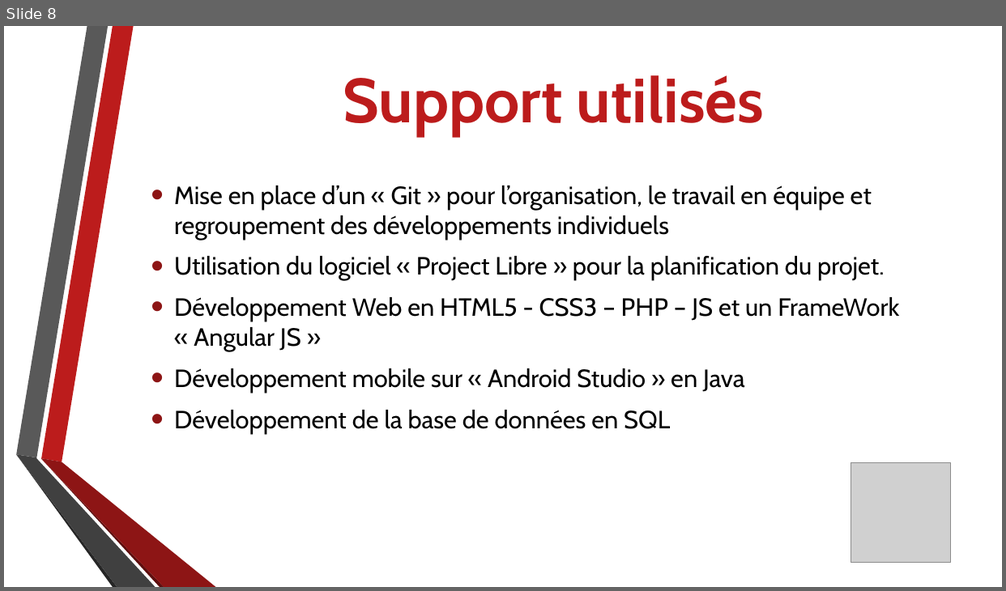
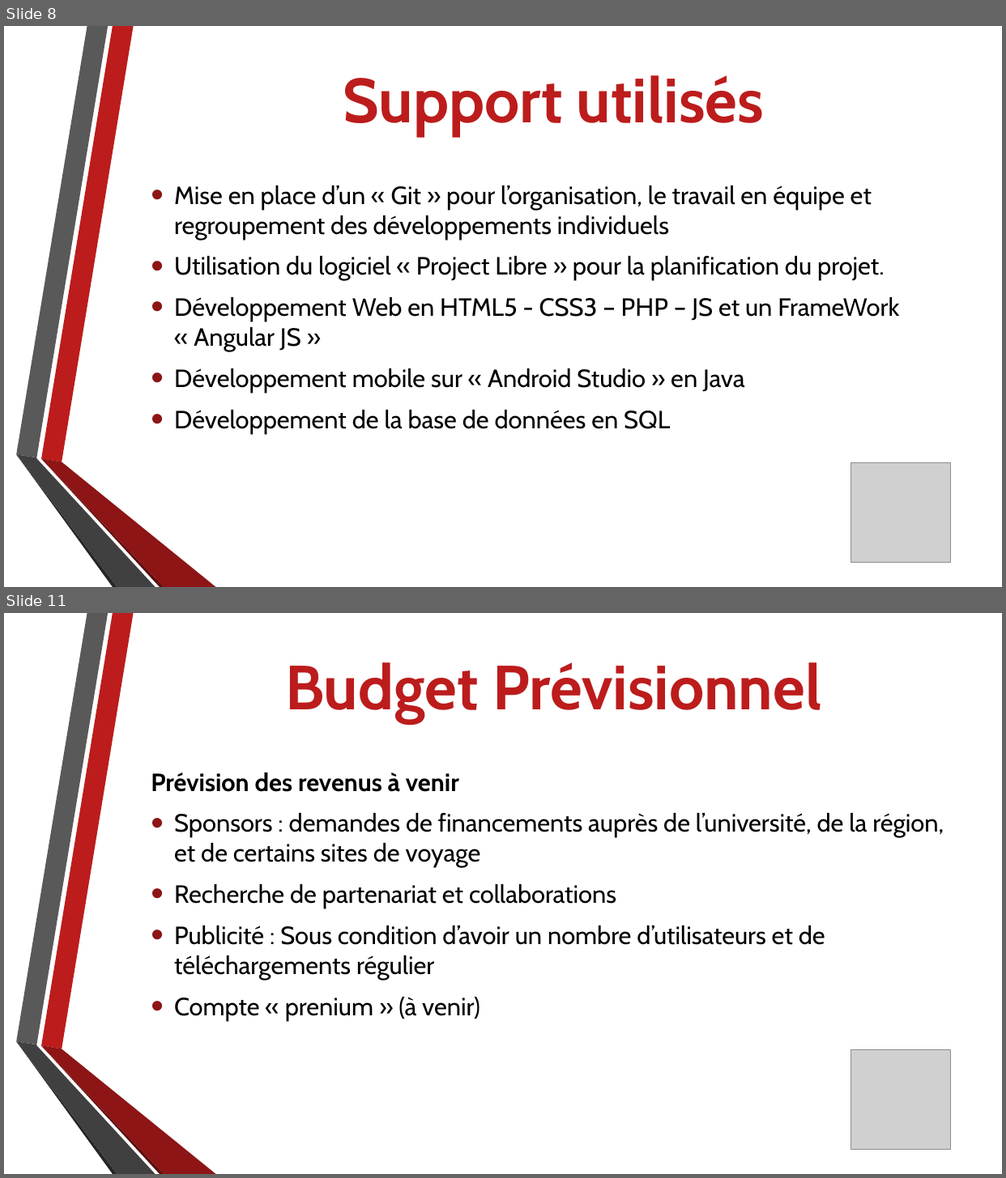
Before and after one commit to AxelFougues/PocketGlobe-Website, a slide deck: Diapo Presentation MiProjet.pptx. Shown one above the other, each under a label of ours: slide 8 before the commit, slides 8 and 11 after it; the slides between them are not shown. The pictures are 1006x591 and 1006x1178 pixels, drawn with LibreOffice and Linux fonts; fonts in the diff are those of the drawing; grey boxes stand for pictures; background and template pictures are left out. Boxes give left, top, right and bottom in pixels: in the first picture for what was removed or moved away, otherwise in the second. Text is boxed around its words. In the diff, an @@ line names an element or a change of style, - is before the commit and + after.

```diff
--- a/Diapo Presentation MiProjet.pptx
+++ b/Diapo Presentation MiProjet.pptx
@@ slide 11 added at (4,613,1002,1174), background picture (left out); not listed: 6 template elements that a slide beside it also shows @@
@@ title added at (285,662,821,723), 60 pt, text #BC1C1C, bold @@
+Budget Prévisionnel
@@ text added at (151,773,944,1021), 24 pt, text #000000 @@
+Prévision des revenus à venir
+• Sponsors : demandes de financements auprès de l’université, de la région, et de certains sites de voyage
+• Recherche de partenariat et collaborations
+• Publicité : Sous condition d’avoir un nombre d’utilisateurs et de téléchargements régulier
+• Compte « prenium » (à venir)
@@ picture added at (850,1050,950,1150) @@
```
Also in this commit, not shown: 3 other slides added, 1 other file.
